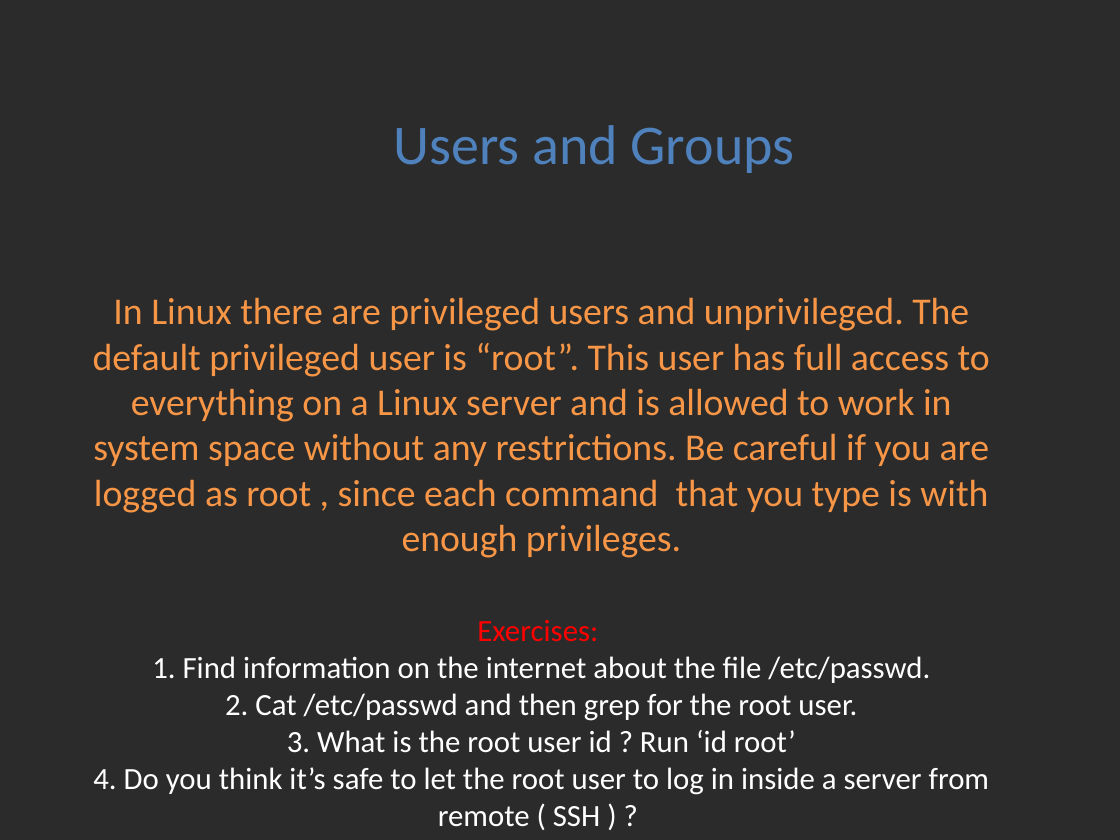
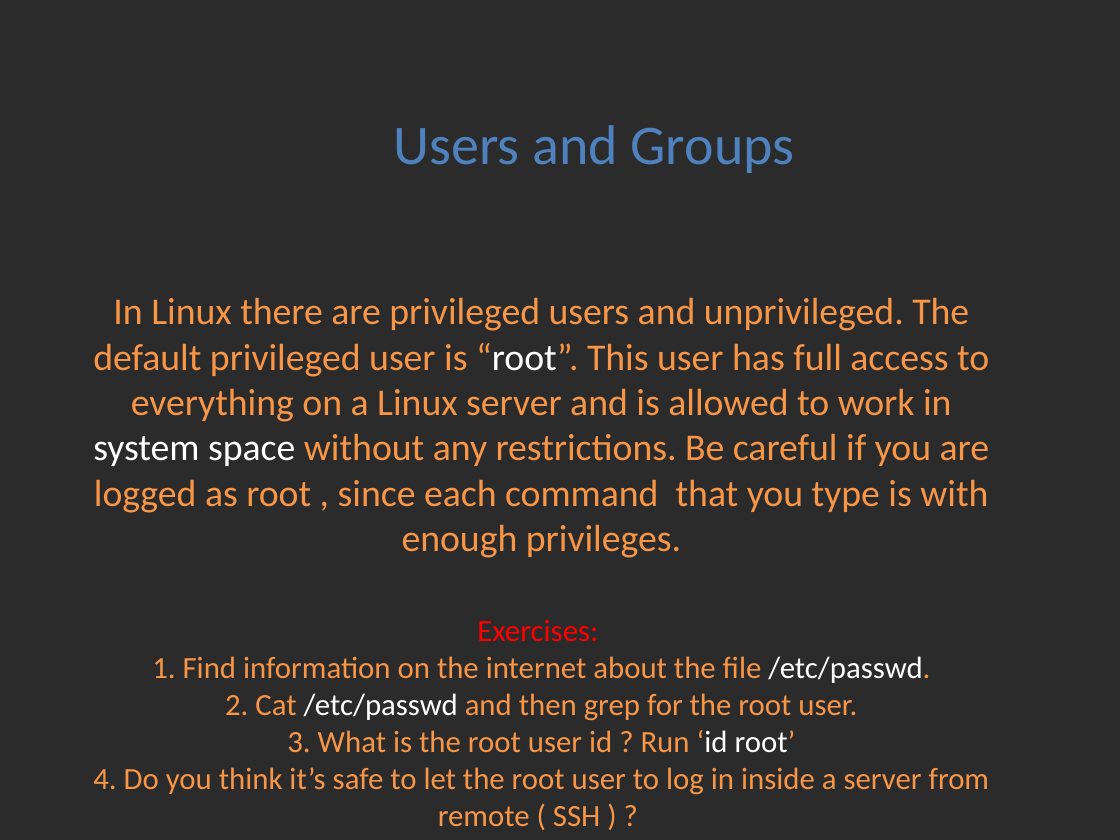
Before and after one commit to Academy-Soft-Intellect/Linux-Course, a slide deck: slide 1 of 4.Users_And_UsersGroups/04-UsersAndUsersGroups.pptx. Drawn at 1120x840 pixels with LibreOffice and Linux fonts; fonts in the diff are those of the drawing; background and template pictures are left out; a plain dark background stands for a picture behind light text. Boxes give left, top, right and bottom in pixels: in the first picture for what was removed or moved away, otherwise in the second. Text is boxed around its words. In the diff, an @@ line names an element or a change of style, - is before the commit and + after.

```diff
--- a/4.Users_And_UsersGroups/04-UsersAndUsersGroups.pptx
+++ b/4.Users_And_UsersGroups/04-UsersAndUsersGroups.pptx
@@ title "In Linux there are privileged ..." at bbox=[93, 297, 989, 827]: text colour #F79646 to #FFFFFF in "“root”. system space"; text colour #FFFFFF to #F79646 in "1. Find information on the internet about ..." @@
```
Also in this commit, not shown: 6 other slides changed, 4 other files.
